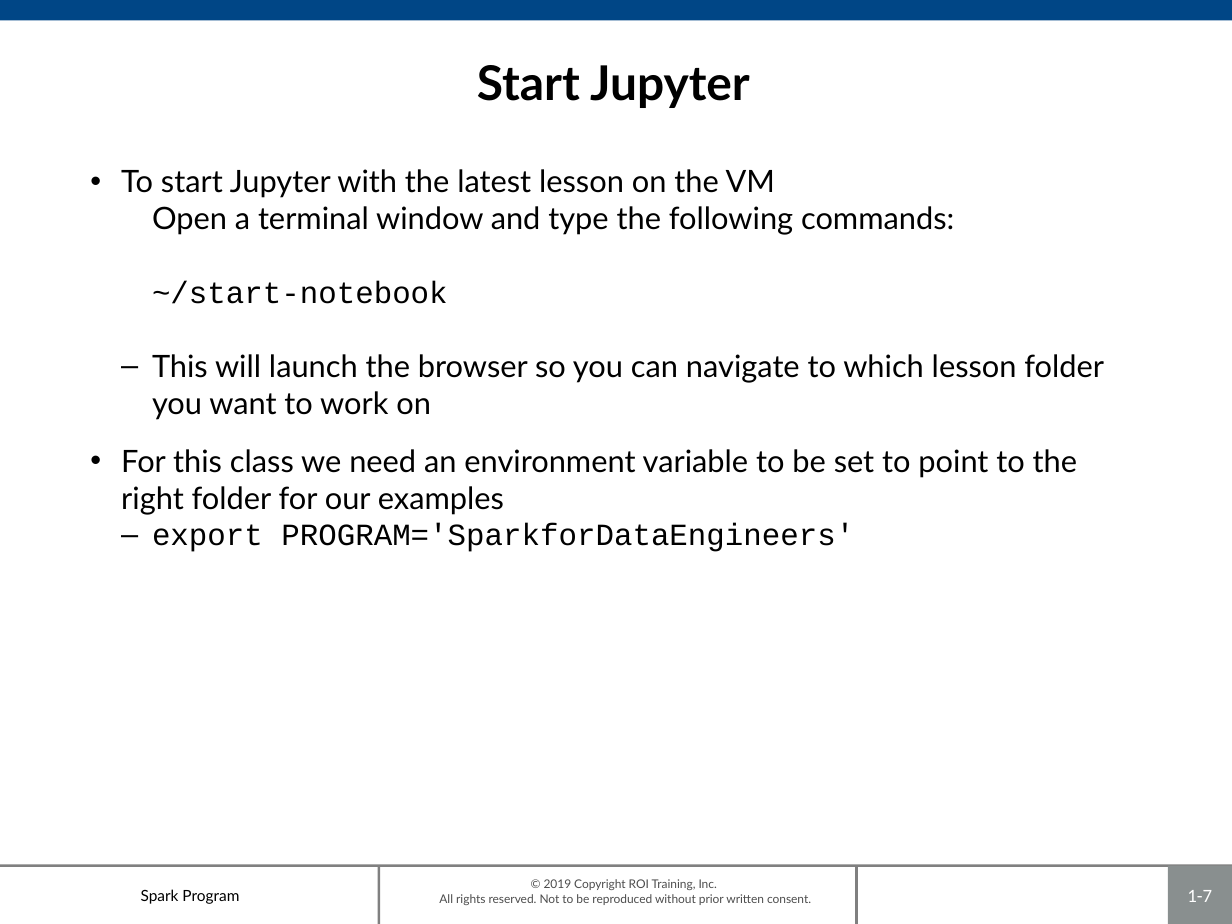
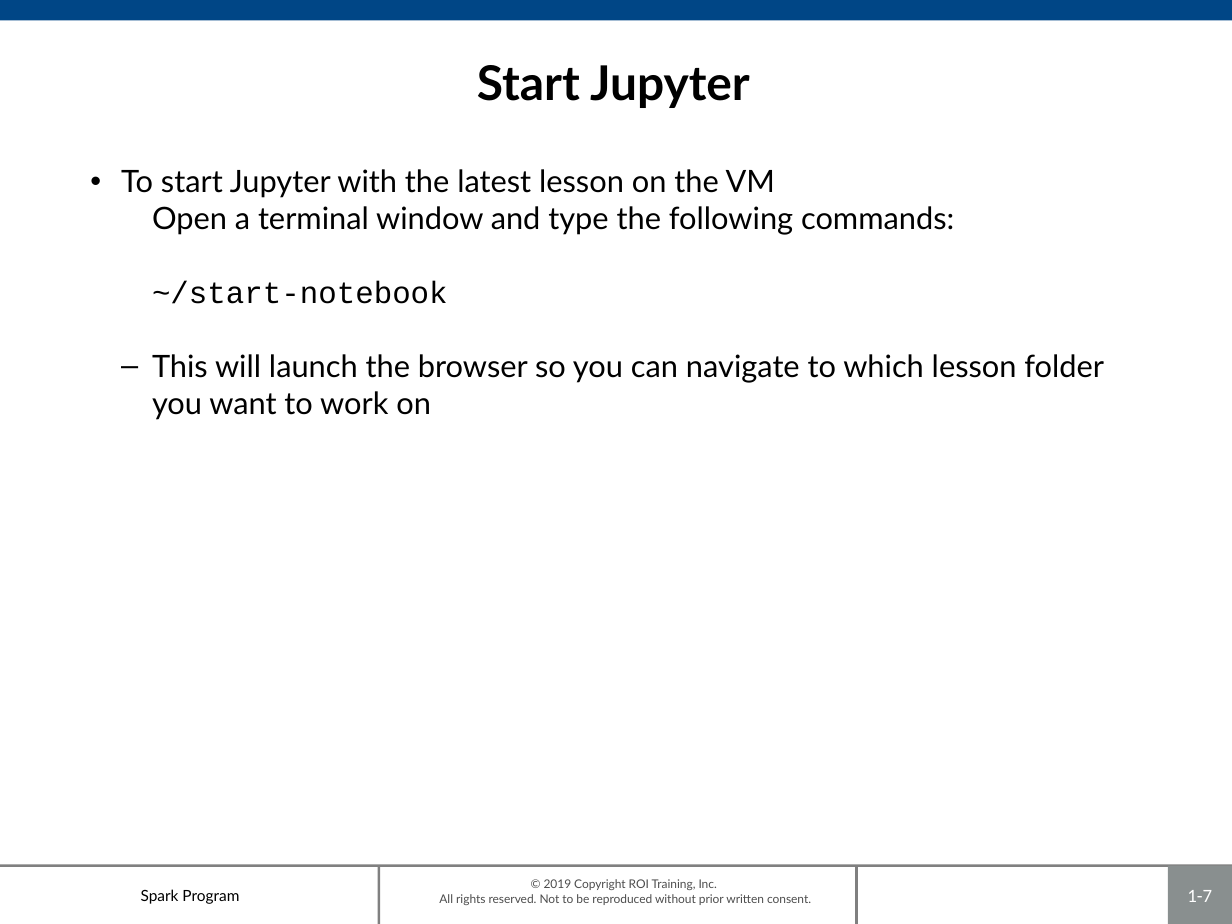
Before and after one commit to roitraining/SparkforDataEngineers, a slide deck: slide 7 of Ch01_IntroToSpark.pptx. Drawn at 1232x924 pixels with LibreOffice and Linux fonts; fonts in the diff are those of the drawing; background and template pictures are left out. Boxes give left, top, right and bottom in pixels: in the first picture for what was removed or moved away, otherwise in the second. Text is boxed around its words. In the diff, an @@ line names an element or a change of style, - is before the commit and + after.

```diff
--- a/Ch01_IntroToSpark.pptx
+++ b/Ch01_IntroToSpark.pptx
@@ text at box(121, 449, 1077, 552): paragraphs removed @@
-• For this class we need an environment variable to be set to point to the right folder for our examples
-  – export PROGRAM='SparkforDataEngineers'
```
Also in this commit, not shown: 1 other slide changed, 2 other files.
